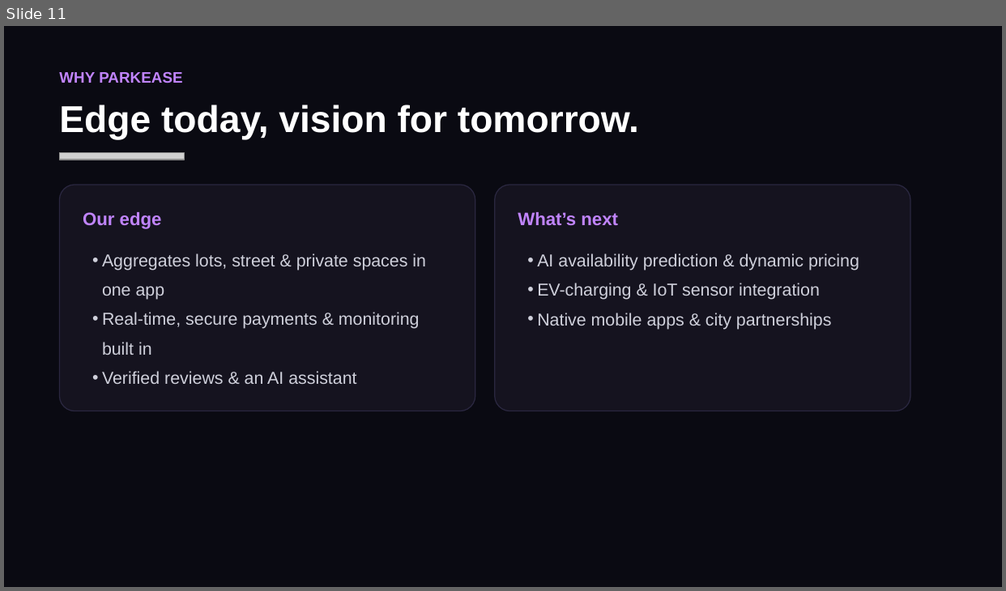
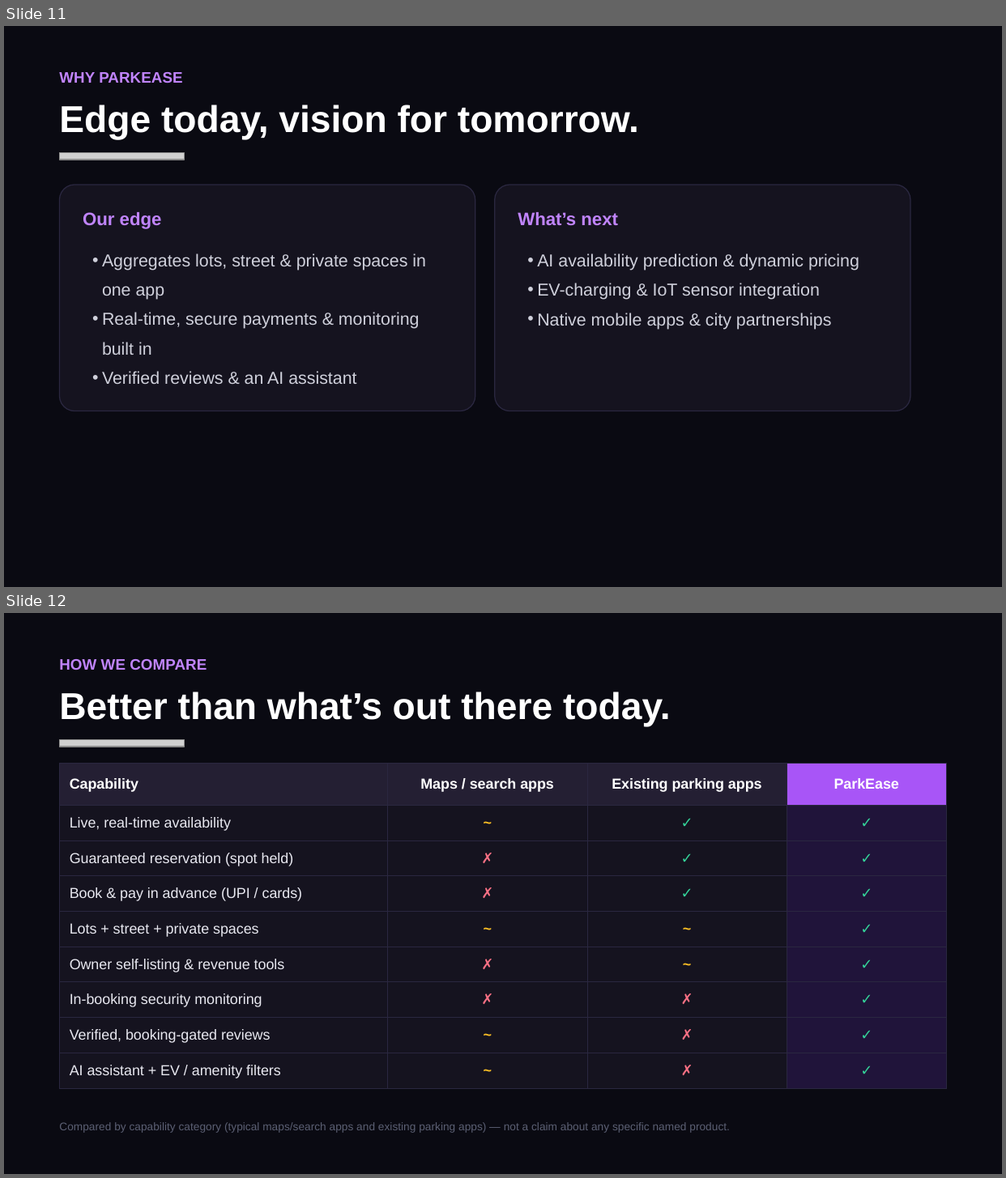
Before and after one commit to Deadshot1831/Park_Ease, a slide deck: ParkEase-Pitch-Deck.pptx. Shown one above the other, each under a label of ours: slide 11 before the commit, slides 11 and 12 after it. The pictures are 1006x591 and 1006x1178 pixels, drawn with LibreOffice and Linux fonts; fonts in the diff are those of the drawing; grey boxes stand for pictures. Boxes give left, top, right and bottom in pixels: in the first picture for what was removed or moved away, otherwise in the second. Text is boxed around its words. In the diff, an @@ line names an element or a change of style, - is before the commit and + after.

```diff
--- a/ParkEase-Pitch-Deck.pptx
+++ b/ParkEase-Pitch-Deck.pptx
@@ slide 12 added at box(4, 613, 1002, 1174), background #0A0A12 @@
@@ text added at box(59, 659, 206, 670), 11 pt, text #C084FC, bold @@
+HOW WE COMPARE
@@ text added at box(59, 692, 671, 727), 27 pt, text #FFFFFF, bold @@
+Better than what’s out there today.
@@ picture added at box(60, 739, 185, 747) @@
@@ table added at box(60, 764, 947, 1107), 9 rows, 4 columns @@
+Capability | Maps / search apps | Existing parking apps | ParkEase
+Live, real-time availability | ~ | ✓ | ✓
+Guaranteed reservation (spot held) | ✗ | ✓ | ✓
+Book & pay in advance (UPI / cards) | ✗ | ✓ | ✓
+Lots + street + private spaces | ~ | ~ | ✓
+Owner self-listing & revenue tools | ✗ | ~ | ✓
+In-booking security monitoring | ✗ | ✗ | ✓
+Verified, booking-gated reviews | ~ | ✗ | ✓
+AI assistant + EV / amenity filters | ~ | ✗ | ✓
@@ text added at box(59, 1122, 730, 1133), 8 pt, text #5B5F73 @@
+Compared by capability category (typical maps/search apps and existing parking apps) — not a claim about any specific named product.
```
Also in this commit, not shown: 2 other files.
